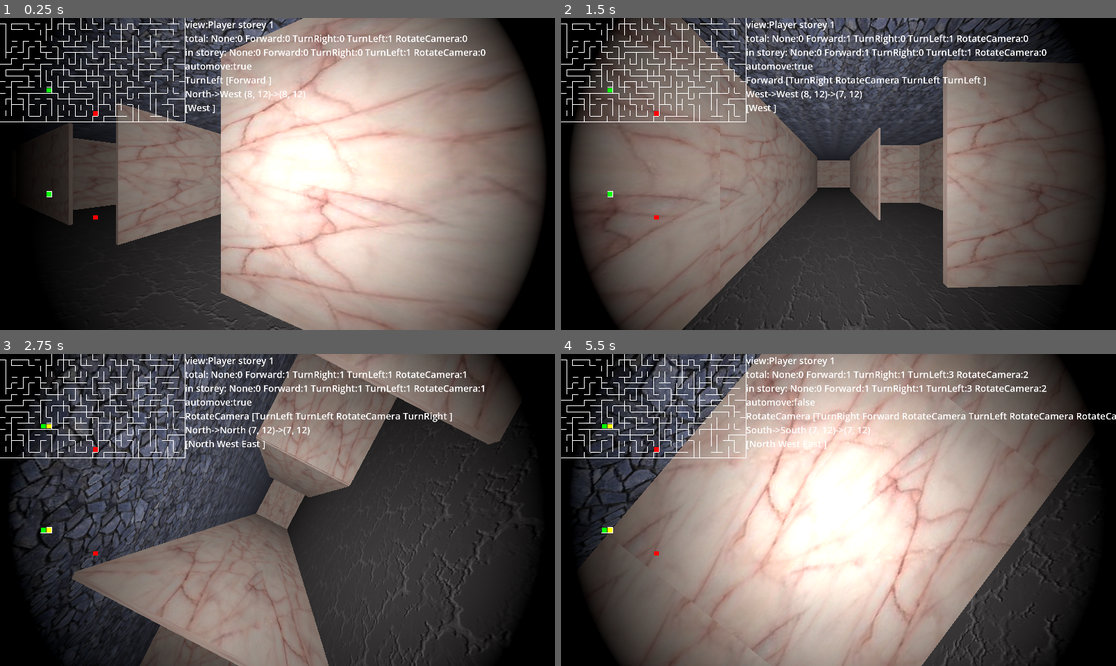
Above: before the commit, frames 1-4 (two rows, left to right).
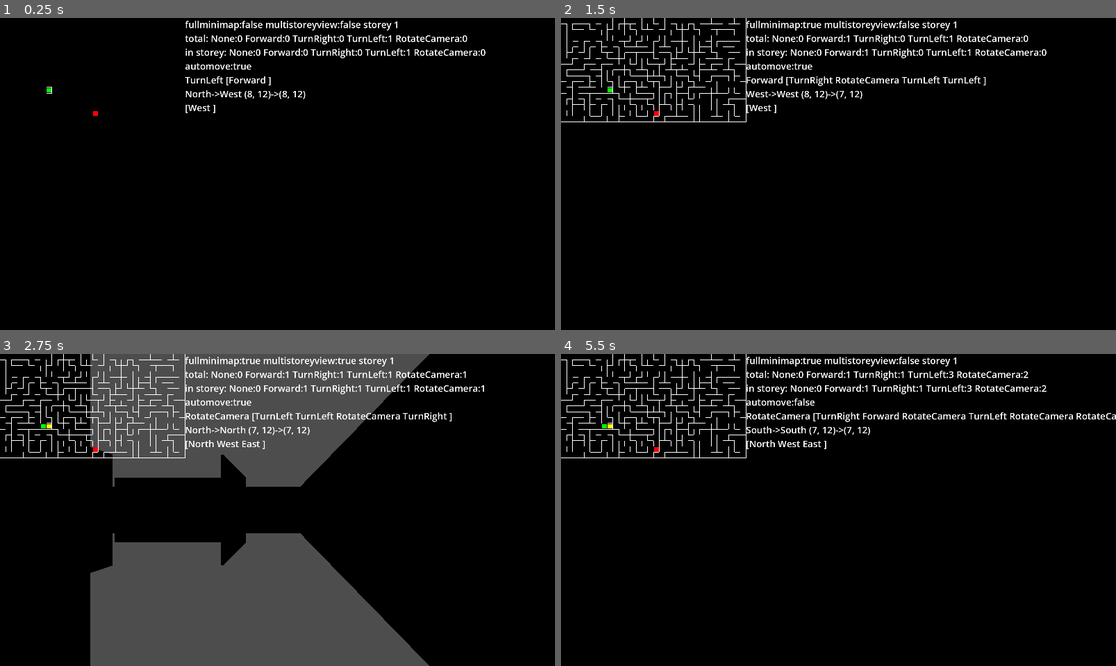
Above: after the commit, the same moments.

Repository: kasworld/gd4maze3d
Game: Godot game, scene res://main.tscn
Same seed, same stepped clock (60 frames per second), same inputs: the game is played once before the commit and once after it.
Inputs (mouse positions are in pixels of both pictures, inside the frame that each line leads up to):
- Up to frame 1 (0.25 s): no input
- Up to frame 2 (1.5 s): tap Enter at 0.5 s; move the mouse to (960, 158) at 0.52 s; hold Right 0.53-1.28 s; tap 1 at 0.6 s; click (960, 158) at 0.67 s; tap Space at 0.77 s; tap 2 at 0.8, 1.35 s; move the mouse to (727, 189) at 1.27 s; hold Down from 1.28 s (still down)
- Up to frame 3 (2.75 s): tap Space at 1.52 s; tap 1 at 1.55, 2.1 s; move the mouse to (333, 441) at 2.02 s; release Down at 2.03 s; hold Right from 2.03 s (still down); tap 2 at 2.3 s
- Up to frame 4 (5.5 s): move the mouse to (810, 572) at 2.77 s; release Right at 2.78 s; hold Up 2.78-3.53 s; tap 2 at 2.85, 3.8, 5.1 s; click (810, 572) at 2.92 s; tap Space at 3.02, 3.77, 4.52 s; tap 1 at 3.05, 4.35 s; move the mouse to (1005, 556) at 3.52 s; hold Left 3.53-5.03 s; tap 3 at 3.6 s; move the mouse to (672, 463) at 4.27 s; move the mouse to (866, 510) at 5.02 s; hold Down from 5.03 s (still down); click (866, 510) at 5.17 s

The runs differ from the first frame. In frame 1, 81% of the frame differs, in the area x 0-99%, y 0-100%; in frame 2, 85%, in the area x 1-97%, y 0-100%; in frame 3, 73%; in frame 4, 83%.

Commit message:
del topview, toggle fullminimap

Diff:
--- a/main.gd
+++ b/main.gd
@@ -17,23 +17,22 @@
 const PlayerCount = 10
 var player_list :Array[Character]
 
-enum ViewMode {Player, Top}
-var view_mode :ViewMode
-func set_view_mode()->void:
-	match view_mode:
-		ViewMode.Player:
-			player_list[0].camera_current(true)
-			storey.set_top_view(false)
-		ViewMode.Top:
-			player_list[0].camera_current(false)
-			storey.set_top_view(true)
+var full_minimap :bool
+func set_minimap_mode()->void:
+	if full_minimap:
+		minimap.visible = true
+		minimap2draw.visible = false
+	else :
+		minimap.visible = false
+		minimap2draw.visible = true
+
+var view_floor_ceiling :bool
 
 func _ready() -> void:
 	for i in PlayerCount:
 		player_list.append(character_scene.instantiate())
 		add_child(player_list[i])
 		player_list[i].auto_move = true
-	view_mode = ViewMode.Player
 	start_new_maze()
 
 func start_new_maze()->void:
@@ -54,7 +53,6 @@
 	minimap2draw = minimap2draw_scene.instantiate()
 	add_child(minimap2draw)
 	minimap2draw.init(storey)
-	minimap2draw.position.y = minimap.get_height()
 
 	$Label.position.x = minimap.get_width()
 	storey_score += 1
@@ -66,7 +64,7 @@
 			player_list[i].enter_storey(storey, true)
 		animate_forward_by_dur(player_list[i], 0)
 		animate_turn_by_dur(player_list[i], 0)
-	set_view_mode()
+	set_minimap_mode()
 
 func _process(_delta: float) -> void:
 	for i in PlayerCount:
@@ -97,15 +95,16 @@
 	if event is InputEventKey and event.pressed:
 		if event.keycode == KEY_ESCAPE:
 			get_tree().quit()
+
 		elif event.keycode == KEY_1:
-			view_mode = ViewMode.Top
-			set_view_mode()
+			full_minimap = !full_minimap
+			set_minimap_mode()
 		elif event.keycode == KEY_2:
-			view_mode = ViewMode.Player
-			set_view_mode()
-
+			view_floor_ceiling = !view_floor_ceiling
+			storey.view_floor_ceiling(!view_floor_ceiling)
 		elif event.keycode == KEY_3:
 			player_list[0].auto_move = !player_list[0].auto_move
+
 		elif event.keycode == KEY_UP:
 			player_list[0].act_queue.push_back(Character.Act.Forward)
 		elif event.keycode == KEY_DOWN:
@@ -125,8 +124,8 @@
 		pass
 
 func update_info(pl :Character)->void:
-	$Label.text = "view:%s storey %d\n%s" % [
-		ViewMode.keys()[view_mode],
+	$Label.text = "fullminimap:%s multistoreyview:%s storey %d\n%s" % [
+		full_minimap, view_floor_ceiling,
 		storey_score,
 		pl.info_str()]
 
--- a/storey.gd
+++ b/storey.gd
@@ -89,9 +89,6 @@
 	$Ceiling.position = Vector3(maze_size.x/2.0, storey_h, maze_size.y/2.0)
 	$Ceiling.mesh.material.albedo_texture = tex_dict[tex_keys[1]]
 
-	$TopViewCamera3D.position = Vector3( maze_size.x/2.0 ,maze_size.y/1.4,maze_size.y/2.0)
-	$DirectionalLight3D.position = Vector3( maze_size.x/2.0 ,maze_size.x,maze_size.y/2.0)
-	#$DirectionalLight3D.look_at(Vector3( maze_size.x/2.0 ,0,maze_size.y/2.0))
 	maze_cells = Maze.new(maze_size)
 	maze_cells.make_maze()
 	make_wall_by_maze()
@@ -129,6 +126,10 @@
 	for p in capsule_pos_dic:
 		capsule_pos_dic[p].rotate_y(delta)
 
+func view_floor_ceiling(b :bool)->void:
+	$Floor.visible = b
+	$Ceiling.visible = b
+
 func make_wall_by_maze()->void:
 	for y in maze_size.y:
 		for x in maze_size.x :
@@ -161,15 +162,6 @@
 		w.position = Vector3( x as float +0.5 , storey_h/2.0 , y)
 	$WallContainer.add_child(w)
 
-func set_top_view(b :bool)->void:
-	$Ceiling.visible = not b
-	$TopViewCamera3D.current = b
-	$DirectionalLight3D.visible = b
-	if b :
-		$WallContainer.position.y = -storey_h/2.0
-	else :
-		$WallContainer.position.y = 0.0
-
 func can_move(x :int , y :int, dir :Dir)->bool:
 	return maze_cells.is_open_dir_at(x,y, Storey.Dir2MazeDir[dir] )
 
--- a/storey.tscn
+++ b/storey.tscn
@@ -35,13 +35,4 @@
 mesh = SubResource("PlaneMesh_me8ve")
 skeleton = NodePath("../..")
 
-[node name="TopViewCamera3D" type="Camera3D" parent="."]
-transform = Transform3D(1, 0, 0, 0, -4.37114e-08, 1, 0, -1, -4.37114e-08, 0, 50, 0)
-
 [node name="WallContainer" type="Node3D" parent="."]
-
-[node name="DirectionalLight3D" type="DirectionalLight3D" parent="."]
-transform = Transform3D(1, 0, 0, 0, -4.37114e-08, 1, 0, -1, -4.37114e-08, 0, 0, 0)
-visible = false
-shadow_enabled = true
-sky_mode = 1
Not shown, changed: .gitignore
